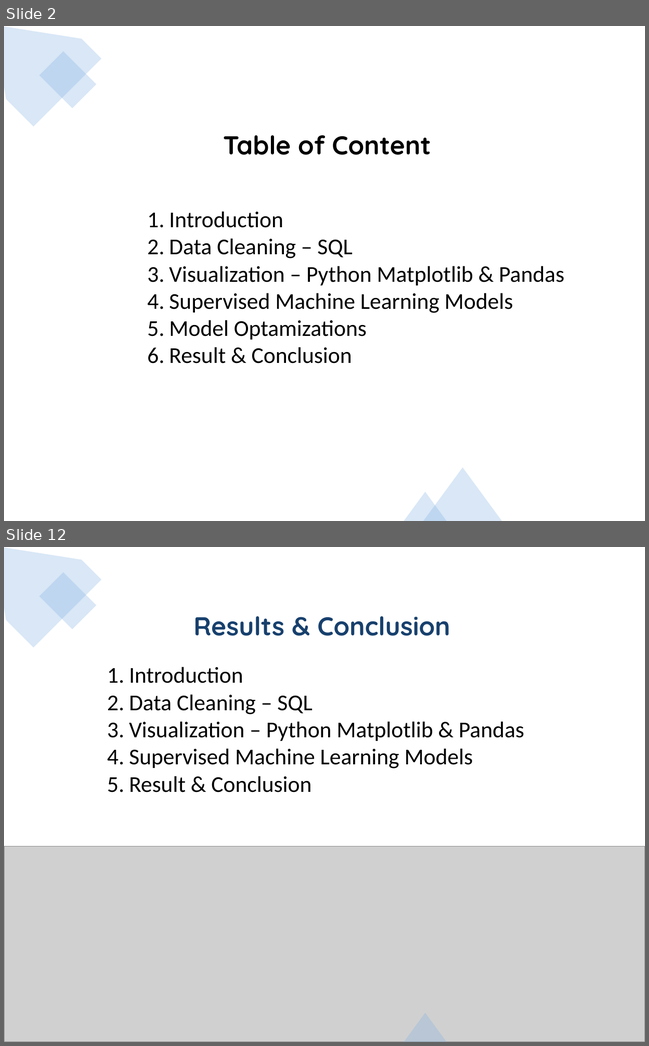
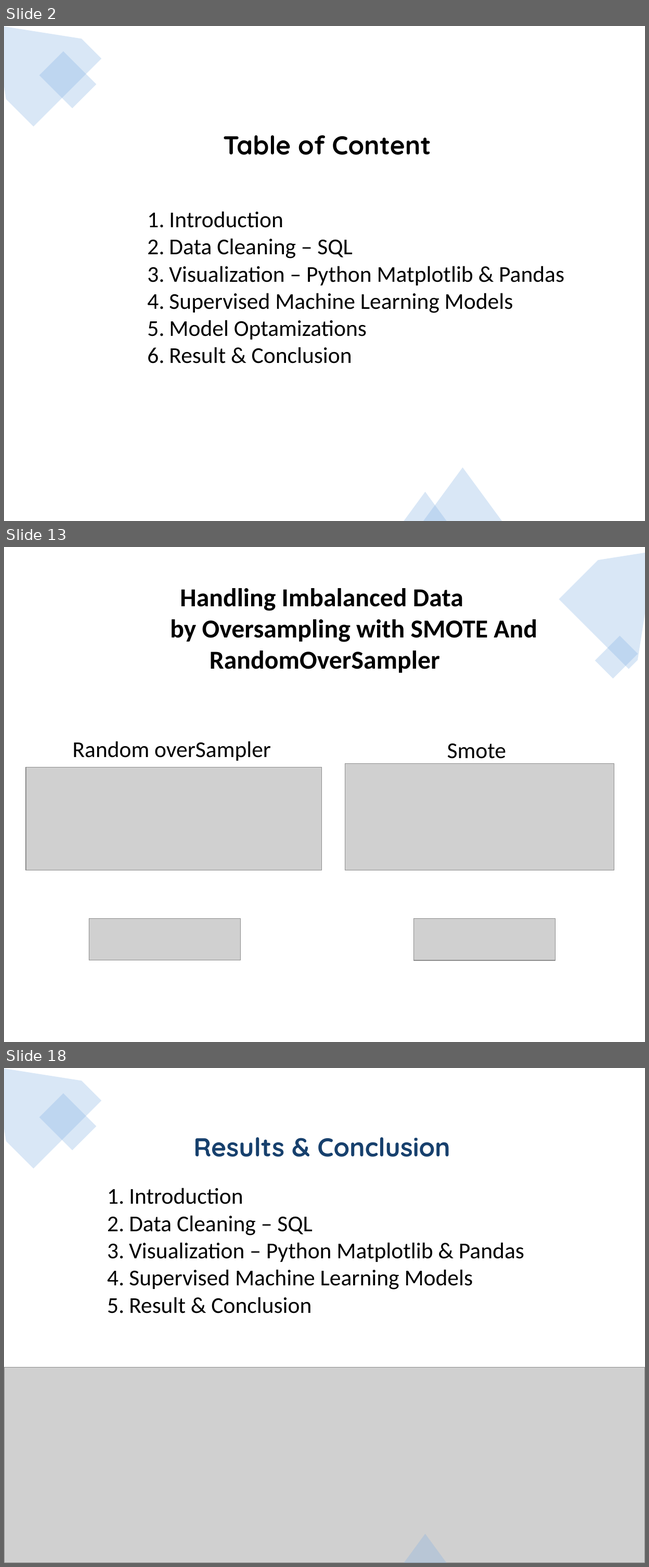
Before and after one commit to jojoalva/Stroke-Project-4, a slide deck: Presentation/Project4_presentation_draft.pptx. Shown one above the other, each under a label of ours: slides 2 and 12 before the commit, slides 2, 13 and 18 after it; the slides between them are not shown. The pictures are 649x1046 and 649x1567 pixels, drawn with LibreOffice and Linux fonts; fonts in the diff are those of the drawing; grey boxes stand for pictures. Boxes give left, top, right and bottom in pixels: in the first picture for what was removed or moved away, otherwise in the second. Text is boxed around its words. In the diff, an @@ line names an element or a change of style, - is before the commit and + after.

```diff
--- a/Presentation/Project4_presentation_draft.pptx
+++ b/Presentation/Project4_presentation_draft.pptx
@@ slide 13 added at box(4, 547, 645, 1042), background #FFFFFF; not listed: 2 template elements that a slide beside it also shows @@
@@ rectangle added at box(4, 547, 645, 1042), fill #FFFFFF @@
@@ freeform shape added at box(559, 547, 645, 669), fill #82B1E4 at 30% opacity @@
@@ text added at box(170, 588, 537, 673), 32 pt, text #000000, bold @@
+Handling Imbalanced Data
+by Oversampling with SMOTE And RandomOverSampler
@@ rectangle added at box(595, 635, 637, 679), fill #82B1E4 at 30% opacity @@
@@ text added at box(73, 741, 271, 761), 28 pt, text #000000 @@
+Random overSampler
@@ text added at box(447, 743, 506, 764), 28 pt, text #000000 @@
+Smote
@@ picture added at box(345, 764, 614, 870) @@
@@ picture added at box(26, 767, 322, 869) @@
@@ picture added at box(89, 919, 241, 960) @@
@@ picture added at box(413, 919, 555, 960) @@
@@ triangle added at box(75, 960, 193, 1042), fill #FFFFFF at 30% opacity @@
@@ rectangle added at box(136, 978, 193, 1034), fill #FFFFFF at 30% opacity @@
@@ what was slide 12 is now slide 18 @@
```
Also in this commit, not shown: 6 slides changed, 8 other slides added, 3 slides removed, 1 other file.
